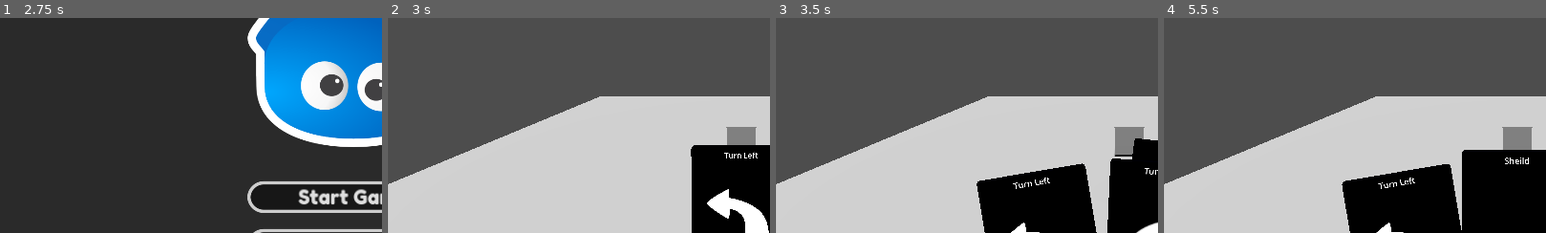
Above: before the commit, frames 1-4 (left to right).
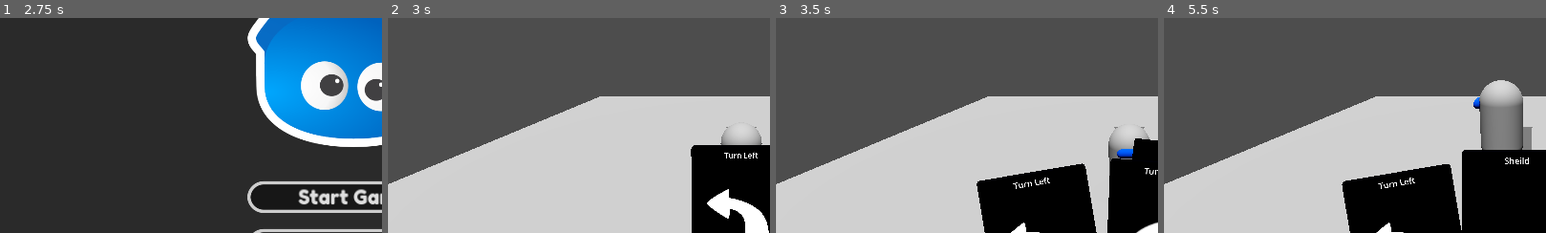
Above: after the commit, the same moments.

Repository: ee0pdt/godot4-game-template
Game: Godot game, scene res://splash_screen/splash_screen.tscn
Same seed, same stepped clock (60 frames per second), same inputs: the game is played once before the commit and once after it.
Inputs (mouse positions are % of the whole screen's width and height, from its top left):
- Up to frame 1 (2.75 s): tap Enter (ui_accept) at 0.5, 0.6, 1.25, 1.55, 2, 2.1 s; move the mouse to (72, 45) at 0.52 s; hold Right (move_right) 0.53-1.28 s; click (72, 45) at 0.67 s; tap Space (jump) at 0.77, 1.52 s; move the mouse to (30, 55) at 1.27 s; hold Down (ui_down) 1.28-2.03 s; tap E (interact) at 1.35 s; move the mouse to (60, 28) at 2.02 s; hold Right (move_right) from 2.03 s (still down)
- Up to frame 2 (3 s): release Right (move_right) at 2.75 s; click "Start Game" at 2.75 s
- Up to frame 3 (3.5 s): no input
- Up to frame 4 (5.5 s): move the mouse to (45, 70) at 3.52 s; hold Up (ui_up) 3.53-4.28 s; tap Enter (ui_accept) at 3.6, 4.55, 5.1 s; click (45, 70) at 3.67 s; tap Space (jump) at 3.77, 4.52, 5.27 s; move the mouse to (80, 65) at 4.27 s; hold Left (move_left) from 4.28 s (still down); tap E (interact) at 4.35 s; move the mouse to (20, 35) at 5.02 s
The pictures show only the part of the screen within x 4-54%, y 24-74%; the shares and areas given below are measured in that part.

Frame 1 is identical in both runs. In frame 2, 0.8% of the frame differs, in the area x 87-98%, y 50-60%; in frame 3, 1.1%; in frame 4, 3.0%, in the area x 81-94%, y 28-62%.

Commit message:
Basic moving player

Diff:
--- /dev/null
+++ b/levels/Player.gd
@@ -0,0 +1,39 @@
+extends CharacterBody3D
+
+
+const SPEED = 0.2
+const JUMP_VELOCITY = 4.5
+
+# Get the gravity from the project settings to be synced with RigidBody nodes.
+var gravity: float = ProjectSettings.get_setting("physics/3d/default_gravity")
+
+
+func _physics_process(delta: float) -> void:
+	# Add the gravity.
+	if not is_on_floor():
+		velocity.y -= gravity * delta
+
+	# Handle Jump.
+	if Input.is_action_just_pressed("ui_accept") and is_on_floor():
+		velocity.y = JUMP_VELOCITY
+
+	# Get the input direction and handle the movement/deceleration.
+	# As good practice, you should replace UI actions with custom gameplay actions.
+	var input_dir := Input.get_vector("ui_left", "ui_right", "ui_up", "ui_down")
+	var direction := (transform.basis * Vector3(0, 0, 1)).normalized()
+	if direction:
+		velocity.x = direction.x * SPEED
+		velocity.z = direction.z * SPEED
+	else:
+		velocity.x = move_toward(velocity.x, 0, SPEED)
+		velocity.z = move_toward(velocity.z, 0, SPEED)
+
+	move_and_slide()
+
+
+func rotate_left():
+	rotation.y = deg_to_rad(90)
+
+
+func rotate_right():
+	rotation.y -= deg_to_rad(90)
--- a/levels/level.gd
+++ b/levels/level.gd
@@ -13,6 +13,7 @@
 @export var starting_hand: Array[Card]
 
 @onready var hand: Hand = %Hand
+@onready var player := %Player
 
 
 func _ready() -> void:
@@ -38,4 +39,13 @@
 
 func _handle_play_card(card: Card3D):
 	print("Card played: ", card.type)
+
+	match card.type:
+		Card.Types.TURN_LEFT:
+			player.rotate_left()
+		Card.Types.TURN_RIGHT:
+			player.rotate_right()
+		_:
+			pass
+
 	hand.play_card(card)
--- a/levels/level_1.tscn
+++ b/levels/level_1.tscn
@@ -1,10 +1,11 @@
-[gd_scene load_steps=17 format=3 uid="uid://defeg5n6m8oia"]
+[gd_scene load_steps=22 format=3 uid="uid://defeg5n6m8oia"]
 
 [ext_resource type="Script" path="res://levels/level.gd" id="1_3noco"]
 [ext_resource type="Script" path="res://cards/card.gd" id="2_cd3wy"]
 [ext_resource type="FontFile" uid="uid://ck4p7igo1qnsn" path="res://assets/FredokaOne-Regular.ttf" id="2_de73j"]
 [ext_resource type="PackedScene" uid="uid://b1i1st7e7ojvd" path="res://subtitles/subtitle_overlay.tscn" id="2_gy041"]
 [ext_resource type="Script" path="res://cards/hand.gd" id="4_il2hr"]
+[ext_resource type="Script" path="res://levels/Player.gd" id="5_ljsa3"]
 
 [sub_resource type="Resource" id="Resource_ddjah"]
 script = ExtResource("2_cd3wy")
@@ -35,6 +36,17 @@
 glow_bloom = 0.14
 
 [sub_resource type="BoxMesh" id="BoxMesh_5o3ps"]
+
+[sub_resource type="CapsuleMesh" id="CapsuleMesh_xd0ui"]
+
+[sub_resource type="CapsuleMesh" id="CapsuleMesh_pdhnd"]
+radius = 0.1
+height = 0.5
+
+[sub_resource type="StandardMaterial3D" id="StandardMaterial3D_18pg7"]
+albedo_color = Color(0, 0.313726, 0.705882, 1)
+
+[sub_resource type="CapsuleShape3D" id="CapsuleShape3D_bfchy"]
 
 [sub_resource type="Curve" id="Curve_hrehp"]
 min_value = -1.0
@@ -146,6 +158,23 @@
 transform = Transform3D(1, 0, 0, 0, 1, 0, 0, 0, 1, 0, 0.577965, 0)
 mesh = SubResource("BoxMesh_5o3ps")
 
+[node name="Player" type="CharacterBody3D" parent="3DWorld"]
+unique_name_in_owner = true
+transform = Transform3D(1, 0, 0, 0, 1, 0, 0, 0, 1, 0, 0.940615, 3.09409)
+script = ExtResource("5_ljsa3")
+
+[node name="BodyMesh" type="MeshInstance3D" parent="3DWorld/Player"]
+mesh = SubResource("CapsuleMesh_xd0ui")
+
+[node name="EyesMesh" type="MeshInstance3D" parent="3DWorld/Player/BodyMesh"]
+transform = Transform3D(-4.37114e-08, -1, 0, -4.37114e-08, 1.91069e-15, -1, 1, -4.37114e-08, -4.37114e-08, -0.0269866, 0.483314, 0.527099)
+mesh = SubResource("CapsuleMesh_pdhnd")
+skeleton = NodePath("../..")
+surface_material_override/0 = SubResource("StandardMaterial3D_18pg7")
+
+[node name="CollisionShape3D" type="CollisionShape3D" parent="3DWorld/Player"]
+shape = SubResource("CapsuleShape3D_bfchy")
+
 [node name="SoundMusic" type="AudioStreamPlayer" parent="."]
 bus = &"Music"
 
